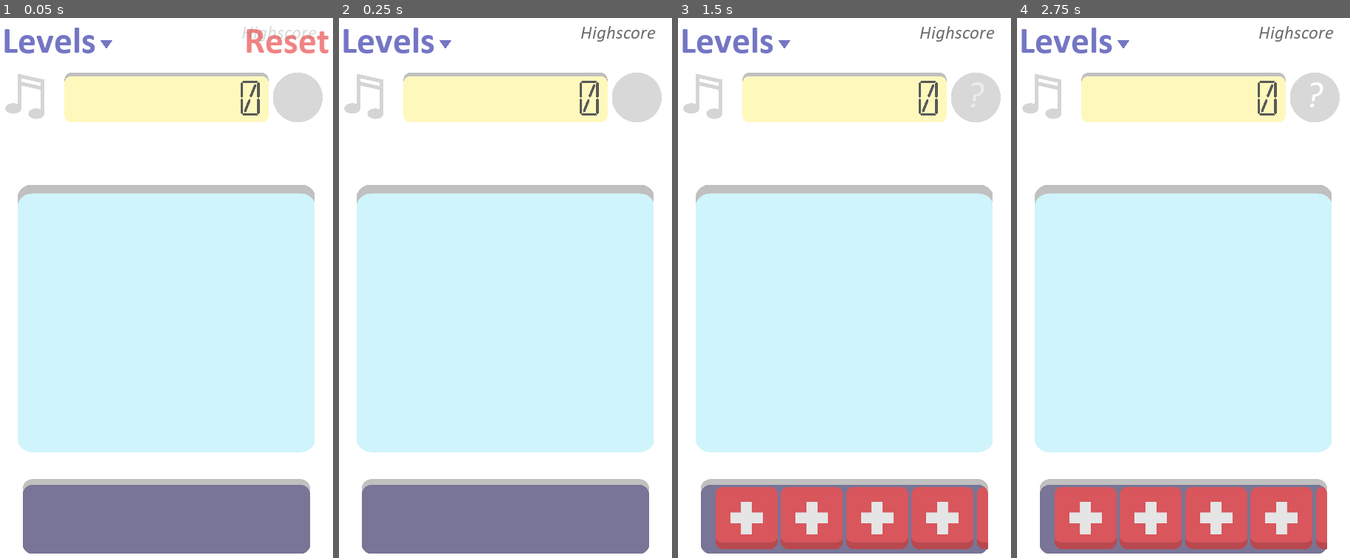
Above: before the commit, frames 1-4 (left to right).
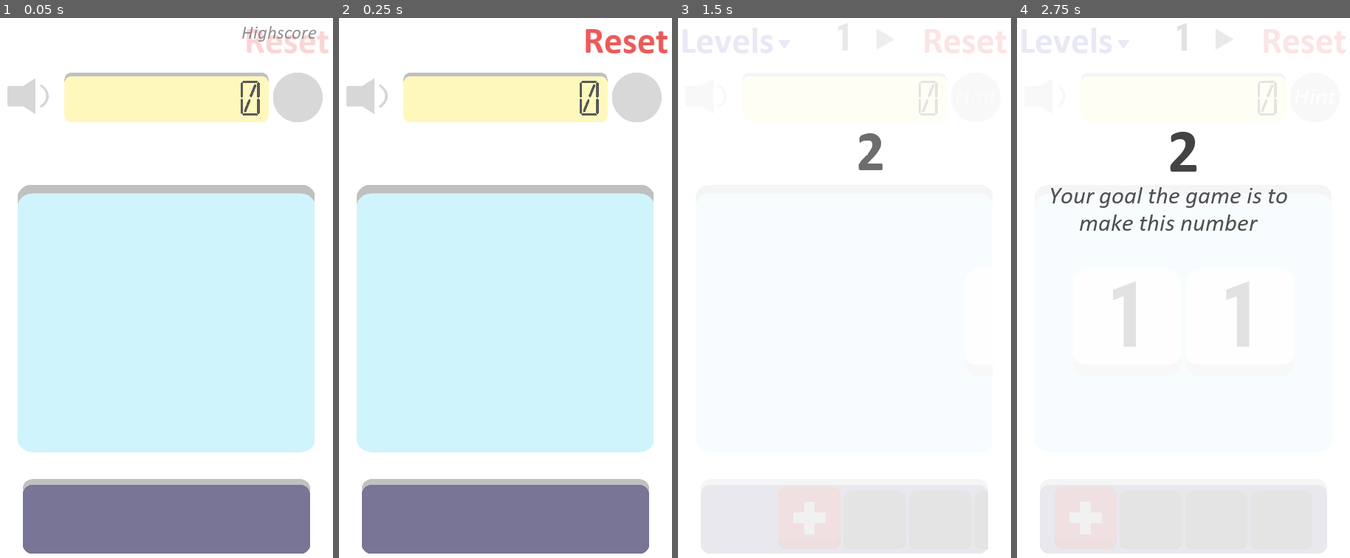
Above: after the commit, the same moments.

Repository: David2Ting/Arithmatica
Game: Godot game, scene res://Screens/Hub2.0.tscn
The game is run twice, just before and just after one commit, with the same random seed, the same clock (stepped at 60 frames per second) and the same inputs. Sound files missing from this copy of the repository are replaced by a short silence.
Inputs (mouse positions are in pixels of both pictures, inside the frame that each line leads up to):
- Up to frame 1 (0.05 s): no input
- Up to frame 2 (0.25 s): no input
- Up to frame 3 (1.5 s): click (704, 93) at 0.5 s; click "Levels" at 1.25 s
- Up to frame 4 (2.75 s): click "Levels" (after the commit: "Stacks") at 2 s

The runs differ from the first frame. In frame 1, 1.8% of the frame differs, in the area x 1-99%, y 1-19%; in frame 2, 1.8%; in frame 3, 63%; in frame 4, 63%, in the area x 1-99%, y 0-100%.
Error before the commit: Parse Error: The function signature doesn't match the parent. Parent signature is: "Variant success(Variant)". (res://Screens/Stack)

Commit message:
Image polishing and adding screens
Added screen on stack up, changed audio pictures slightly and added current mode and audio setting as a loadable user property

Diff:
--- a/Parts/Level_select.tscn
+++ b/Parts/Level_select.tscn
@@ -15,7 +15,6 @@
 
 [node name="Level_select" type="TextureButton"]
 
-modulate = Color( 1, 1, 1, 0 )
 show_behind_parent = true
 anchor_left = 0.5
 anchor_top = 0.5
@@ -75,9 +74,9 @@
 anchor_right = 0.0
 anchor_bottom = 0.5
 margin_left = 45.0
-margin_top = -20.0
-margin_right = 326.0
-margin_bottom = 223.0
+margin_top = -43.0
+margin_right = 709.0
+margin_bottom = 200.0
 rect_rotation = 90.0
 rect_scale = Vector2( 0.12, 0.12 )
 rect_pivot_offset = Vector2( 0, 0 )
@@ -91,8 +90,14 @@
 enabled_focus_mode = 2
 shortcut = null
 group = null
-texture_normal = ExtResource( 4 )
 _sections_unfolded = [ "Rect", "Textures", "Visibility" ]
+
+[node name="Sprite" type="Sprite" parent="Left" index="0"]
+
+modulate = Color( 0.476563, 0.476563, 0.476563, 1 )
+position = Vector2( 323.396, 150.417 )
+texture = ExtResource( 4 )
+_sections_unfolded = [ "Transform", "Visibility" ]
 
 [node name="Right" type="TextureButton" parent="." index="2"]
 
@@ -102,9 +107,9 @@
 anchor_right = 1.0
 anchor_bottom = 0.5
 margin_left = -40.0
-margin_top = 13.0
-margin_right = 241.0
-margin_bottom = 256.0
+margin_top = 39.0
+margin_right = 679.0
+margin_bottom = 282.0
 rect_rotation = -90.0
 rect_scale = Vector2( 0.12, 0.12 )
 rect_pivot_offset = Vector2( 0, 0 )
@@ -118,8 +123,14 @@
 enabled_focus_mode = 2
 shortcut = null
 group = null
-texture_normal = ExtResource( 4 )
 _sections_unfolded = [ "Rect", "Textures", "Visibility" ]
+
+[node name="Sprite" type="Sprite" parent="Right" index="0"]
+
+modulate = Color( 0.47451, 0.47451, 0.47451, 1 )
+position = Vector2( 338.437, 135.375 )
+texture = ExtResource( 4 )
+_sections_unfolded = [ "Visibility" ]
 
 [node name="LineEdit" type="LineEdit" parent="." index="3"]
 
@@ -171,7 +182,15 @@
 
 [connection signal="pressed" from="." to="." method="_on_Level_select_pressed"]
 
+[connection signal="button_down" from="Left" to="." method="_on_Left_button_down"]
+
+[connection signal="button_up" from="Left" to="." method="_on_Left_button_up"]
+
 [connection signal="pressed" from="Left" to="." method="_on_Left_pressed"]
+
+[connection signal="button_down" from="Right" to="." method="_on_Right_button_down"]
+
+[connection signal="button_up" from="Right" to="." method="_on_Right_button_up"]
 
 [connection signal="pressed" from="Right" to="." method="_on_Right_pressed"]
 
--- a/Parts/Modes.gd
+++ b/Parts/Modes.gd
@@ -19,7 +19,7 @@
 #	label.set('custom_colors/font_color',colours[value])
 #	if !current_mode:
 #		get_node('Label').set('rect_scale',Vector2(size,size))
-	change_value(value)
+#	change_value(value)
 #	else:
 #		get_node('Sprite').set('modulate',colour)
 	# Called when the node is added to the scene for the first time.
@@ -47,6 +47,7 @@
 			label.set('rect_scale',Vector2(0.9,0.9))
 		else:
 			label.set('rect_scale',Vector2(1,1))
+	show()
 func appear():
 	show()
 	animation.play('Appear')
--- a/Parts/globals.gd
+++ b/Parts/globals.gd
@@ -23,13 +23,16 @@
 var levels
 var user_data
 
-var default_user = {"level":1,"stack_up_score":0,"infinity_operators":[["-","-","+"],["*","/","/"],["*","+","-"],["/","-","+"],["/","*","/"],["-","-","+"],["+","+","-"]],"infinity_score":0,"100_methods":[]}
+var default_user = {"level":1,"stack_up_score":0,"infinity_operators":[["-","-","+"],["*","/","/"],["*","+","-"],["/","-","+"],["/","*","/"],["-","-","+"],["+","+","-"]],"infinity_score":0,"100_methods":[],"mode":"Levels","audio":1}
 
 func load_data():
 	var load_file = File.new()
 	if load_file.open(user_dir, File.READ) == 0:
 		user_data = parse_json(load_file.get_as_text())
 		load_file.close()
+		for key in default_user:
+			if !user_data.has(key):
+				user_data[key]=default_user[key]
 		if user_data['level'] == 100:
 			user_data['level'] = 1
 	else:
--- a/Screens/Editor/Editor1.tscn
+++ b/Screens/Editor/Editor1.tscn
@@ -43,7 +43,6 @@
 
 [node name="Level_select" parent="BaseContainer/VerticalContainer/Upper/Top" index="2" instance=ExtResource( 3 )]
 
-modulate = Color( 1, 1, 1, 1 )
 script = ExtResource( 4 )
 
 [node name="Editor_button" parent="BaseContainer/VerticalContainer/Upper/Top" index="3" instance=ExtResource( 5 )]
--- a/Screens/Hub2.0.gd
+++ b/Screens/Hub2.0.gd
@@ -27,10 +27,13 @@
 onready var tips_box = get_node('TipsContainer')
 onready var tips_label = tips_box.get_node('Container/TipsNode/Tips')
 onready var tips_screen = get_node('TipsScreen')
-
+onready var node_holder_block = get_node('BaseContainer/VerticalContainer/Mid/Container/Block')
+
+onready var audio_option = get_node('BaseContainer/VerticalContainer/Upper/High/LeftOption/Sound')
 onready var audio_player = get_node('Audio_Player')
 onready var audio_player_2 = get_node('Audio_Player_2')
 onready var music_player = get_node('Music_Player')
+onready var music_player_2 = get_node('Music_Player_2')
 onready var hint_box = get_node('BaseContainer/VerticalContainer/Upper/High/RightOption/Hint')
 onready var hint_label = get_node('BaseContainer/VerticalContainer/Upper/High/RightOption/Label')
 
@@ -49,10 +52,11 @@
 var new_operator_holder
 var new_label
 func _ready():
-	change_mode('Stacks')
 	globals.load_data()
+	change_mode(globals.user_data['mode'])
 	music_player.stream = song_start
 	music_player.play()
+	audio_option.value = globals.user_data['audio']
 	# Called when the node is added to the scene for the first time.
 	# Initialization here
 	pass
@@ -98,6 +102,8 @@
 	modes.get_children()[1].value = mode_labels[new_mode][0]
 	modes.get_children()[2].value = mode_labels[new_mode][1]
 	on_block(false)
+	globals.user_data["mode"] = new_mode
+	globals.save_data()
 	emit_signal('mode_changed')
 func cull_previous():
 	if new_main:
@@ -204,6 +210,12 @@
 	else:
 		block.hide()
 
+func on_node_block(boo):
+	if boo:
+		node_holder_block.show()
+	else:
+		node_holder_block.hide()
+
 func _on_ModesScreen_pressed():
 	toggle_menu(false)
 	pass # replace with function body
@@ -241,6 +253,12 @@
 
 
 func _on_Music_Player_finished():
+	music_player_2.stream = song
+	music_player_2.play()
+	pass # replace with function body
+
+
+func _on_Music_Player_2_finished():
 	music_player.stream = song
 	music_player.play()
 	pass # replace with function body
--- a/Screens/Hub2.0.tscn
+++ b/Screens/Hub2.0.tscn
@@ -202,7 +202,16 @@
 mix_target = 0
 bus = "Master"
 
-[node name="BaseContainer" type="Container" parent="." index="3"]
+[node name="Music_Player_2" type="AudioStreamPlayer" parent="." index="3"]
+
+stream = null
+volume_db = 0.0
+pitch_scale = 1.0
+autoplay = false
+mix_target = 0
+bus = "Master"
+
+[node name="BaseContainer" type="Container" parent="." index="4"]
 
 anchor_left = 0.0
 anchor_top = 0.0
@@ -276,7 +285,6 @@
 
 [node name="High" type="Container" parent="BaseContainer/VerticalContainer/Upper" index="0"]
 
-editor/display_folded = true
 anchor_left = 0.5
 anchor_top = 0.5
 anchor_right = 0.5
@@ -491,7 +499,6 @@
 
 [node name="Modes" type="Container" parent="BaseContainer/VerticalContainer/Upper/Top" index="0"]
 
-editor/display_folded = true
 anchor_left = 0.0
 anchor_top = 0.5
 anchor_right = 0.0
@@ -511,6 +518,7 @@
 [node name="Levels" parent="BaseContainer/VerticalContainer/Upper/Top/Modes" index="0" instance=ExtResource( 12 )]
 
 editor/display_folded = true
+visible = false
 anchor_left = 0.5
 anchor_top = 0.5
 anchor_right = 0.5
@@ -568,7 +576,6 @@
 
 [node name="ResetContainer" type="Container" parent="BaseContainer/VerticalContainer/Upper/Top" index="1"]
 
-editor/display_folded = true
 anchor_left = 1.0
 anchor_top = 0.0
 anchor_right = 1.0
@@ -826,6 +833,27 @@
 texture = ExtResource( 19 )
 _sections_unfolded = [ "Transform", "Z Index" ]
 
+[node name="Block" type="TextureRect" parent="BaseContainer/VerticalContainer/Mid/Container" index="6"]
+
+visible = false
+anchor_left = 0.0
+anchor_top = 0.0
+anchor_right = 0.0
+anchor_bottom = 0.0
+margin_left = -238.0
+margin_top = -210.0
+margin_right = 240.0
+margin_bottom = 215.0
+rect_pivot_offset = Vector2( 0, 0 )
+rect_clip_content = false
+mouse_filter = 1
+mouse_default_cursor_shape = 0
+size_flags_horizontal = 1
+size_flags_vertical = 1
+texture = ExtResource( 3 )
+expand = true
+stretch_mode = 0
+
 [node name="Bottom" type="Container" parent="BaseContainer/VerticalContainer" index="2"]
 
 anchor_left = 0.0
@@ -888,7 +916,7 @@
 texture = ExtResource( 21 )
 _sections_unfolded = [ "Transform", "Z Index" ]
 
-[node name="TipsScreen" type="Container" parent="." index="4"]
+[node name="TipsScreen" type="Container" parent="." index="5"]
 
 visible = false
 anchor_left = 0.0
@@ -933,7 +961,7 @@
 anims/Tips_end = SubResource( 7 )
 blend_times = [  ]
 
-[node name="TipsContainer" type="Container" parent="." index="5"]
+[node name="TipsContainer" type="Container" parent="." index="6"]
 
 modulate = Color( 1, 1, 1, 0 )
 anchor_left = 0.0
@@ -992,7 +1020,7 @@
 max_lines_visible = -1
 _sections_unfolded = [ "Anchor", "Grow Direction", "Rect", "Visibility", "custom_colors", "custom_fonts" ]
 
-[node name="Miscellaneous" type="Container" parent="." index="6"]
+[node name="Miscellaneous" type="Container" parent="." index="7"]
 
 visible = false
 anchor_left = 0.0
@@ -1136,7 +1164,7 @@
 playback/repeat = false
 playback/speed = 1.0
 
-[node name="Block" type="TextureRect" parent="." index="7"]
+[node name="Block" type="TextureRect" parent="." index="8"]
 
 anchor_left = 0.0
 anchor_top = 0.0
@@ -1157,7 +1185,7 @@
 stretch_mode = 0
 _sections_unfolded = [ "Size Flags" ]
 
-[node name="AnimationPlayer" type="AnimationPlayer" parent="." index="8"]
+[node name="AnimationPlayer" type="AnimationPlayer" parent="." index="9"]
 
 root_node = NodePath("..")
 autoplay = ""
@@ -1166,7 +1194,7 @@
 playback_speed = 1.0
 blend_times = [  ]
 
-[node name="Tween" type="Tween" parent="." index="9"]
+[node name="Tween" type="Tween" parent="." index="10"]
 
 repeat = false
 playback_process_mode = 1
@@ -1175,14 +1203,14 @@
 playback/repeat = false
 playback/speed = 1.0
 
-[node name="HintTimer" type="Timer" parent="." index="10"]
+[node name="HintTimer" type="Timer" parent="." index="11"]
 
 process_mode = 1
 wait_time = 1.0
 one_shot = false
 autostart = false
 
-[node name="TransitionTimer" type="Timer" parent="." index="11"]
+[node name="TransitionTimer" type="Timer" parent="." index="12"]
 
 process_mode = 1
 wait_time = 0.2
@@ -1191,6 +1219,8 @@
 
 [connection signal="finished" from="Music_Player" to="." method="_on_Music_Player_finished"]
 
+[connection signal="finished" from="Music_Player_2" to="." method="_on_Music_Player_2_finished"]
+
 [connection signal="pressed" from="BaseContainer/ModesScreen" to="." method="_on_ModesScreen_pressed"]
 
 [connection signal="button_down" from="BaseContainer/VerticalContainer/Upper/High/LeftOption/Sound" to="BaseContainer/VerticalContainer/Upper/High/LeftOption/Sound" method="_on_Sound_button_down"]
--- a/Screens/Level_select.gd
+++ b/Screens/Level_select.gd
@@ -18,12 +18,19 @@
 	tween.start()
 
 func change_value(new_value):
+	var old_value = value
 	value = new_value
+
 	label.set_text(str(value))
 	if new_value == 1:
 		left.hide()
 	else:
 		left.show()
+
+	if new_value == 100:
+		label.get('custom_fonts/font').set('size',45)
+	elif new_value != 100 and old_value == 100:
+		label.get('custom_fonts/font').set('size',55)
 #	if new_value >= main.progress_level:
 #		right.hide()
 #	else:
@@ -77,3 +84,23 @@
 func _on_Right_pressed():
 	main.level_number += 1
 	pass # replace with function body
+
+
+func _on_Left_button_down():
+	left.set('modulate','8cffffff')
+	pass # replace with function body
+
+
+func _on_Left_button_up():
+	left.set('modulate','ffffff')
+	pass # replace with function body
+
+
+func _on_Right_button_down():
+	right.set('modulate','8cffffff')
+	pass # replace with function body
+
+
+func _on_Right_button_up():
+	right.set('modulate','ffffff')
+	pass # replace with function body
--- a/Screens/Levels/Main.gd
+++ b/Screens/Levels/Main.gd
@@ -58,15 +58,15 @@
 		change_level_number(level_number+1)
 
 func _input(event):
-	if event.is_action_pressed('left_click'):
-		if tips_mode:
-			if dialogue_number+1 >=dialogue.size():
-				tips_mode = false
-				current_level.tip_box.hide()
-				get_parent().shadow.hide()
-			else:
-				current_level.tip_box_label.set_text(dialogue[dialogue_number+1])
-				dialogue_number+=1
+#	if event.is_action_pressed('left_click'):
+#		if tips_mode:
+#			if dialogue_number+1 >=dialogue.size():
+#				tips_mode = false
+#				current_level.tip_box.hide()
+#				get_parent().shadow.hide()
+#			else:
+#				current_level.tip_box_label.set_text(dialogue[dialogue_number+1])
+#				dialogue_number+=1
 
 	._input(event)
 func change_level_number(new_level_number):
--- a/Screens/Sound.gd
+++ b/Screens/Sound.gd
@@ -4,7 +4,8 @@
 # var a = 2
 # var b = "textvar"
 onready var hub = get_node('/root/Hub')
-var value = 0
+onready var globals = get_node('/root/globals')
+var value = 0 setget change_value
 var textures = ["res://Images/Top bar/Sound/Music.png","res://Images/Top bar/Sound/Sound.png","res://Images/Top bar/Sound/Mute.png"]
 func _ready():
 	# Called when the node is added to the scene for the first time.
@@ -16,24 +17,34 @@
 #	# Update game logic here.
 #	pass
 
+func change_value(new_value):
+	if new_value>2:
+		new_value = 0
+	value = new_value
+	var texture = load(textures[new_value])
+	set_normal_texture(texture)
+	globals.user_data['audio'] = new_value
+	print(new_value)
+	globals.save_data()
+	if new_value == 1:
+		hub.music_player.set_volume_db(-100)
+		hub.music_player_2.set_volume_db(-100)
+		hub.audio_player.set_volume_db(0)
+		hub.audio_player_2.set_volume_db(0)
+	elif new_value == 2:
+		hub.music_player.set_volume_db(-100)
+		hub.music_player_2.set_volume_db(-100)
+		hub.audio_player.set_volume_db(-100)
+		hub.audio_player_2.set_volume_db(-100)
+	else:
+		hub.music_player.set_volume_db(0)
+		hub.music_player_2.set_volume_db(0)
+		hub.audio_player.set_volume_db(0)
+		hub.audio_player_2.set_volume_db(0)
+	pass # replace with function body
 
 func _on_Sound_pressed():
-	value+=1
-	if value>2:
-		value = 0
-	var texture = load(textures[value])
-	set_normal_texture(texture)
-
-	if value == 1:
-		hub.music_player.set_volume_db(-100)
-		hub.audio_player.set_volume_db(0)
-	elif value == 2:
-		hub.music_player.set_volume_db(-100)
-		hub.audio_player.set_volume_db(-100)
-	else:
-		hub.music_player.set_volume_db(0)
-		hub.audio_player.set_volume_db(0)
-	pass # replace with function body
+	change_value(value+1)
 
 
 func _on_Sound_button_down():
--- a/Screens/Stack Up!/Level_select.tscn
+++ b/Screens/Stack Up!/Level_select.tscn
@@ -48,7 +48,6 @@
 
 [node name="Level_select" instance=ExtResource( 1 )]
 
-modulate = Color( 1, 1, 1, 1 )
 margin_left = -162.0
 margin_top = -52.0
 margin_right = 162.0
--- a/Screens/Stack Up!/Main.gd
+++ b/Screens/Stack Up!/Main.gd
@@ -64,6 +64,7 @@
 	high_score = globals.user_data['stack_up_score']
 
 func operate_chain():
+	hub.on_node_block(true)
 	if int(current_operator) > 0:
 		operate_specials()
 	else:
@@ -103,7 +104,7 @@
 			select_chain = []
 			current_level.add_row()
 			streak = 0
-
+#			hub.on_block(false)
 
 func success(last_node,index,dropping):
 	last_node.animation.play('Success')
@@ -133,9 +134,7 @@
 		index = 0
 	goal_instance.set_position(Vector2(2.8*distance,0))
 	goal_instance.appear(distance)
-	print('before_random')
 	goal_instance.value = random_goal()
-	print('after')
 	if next_goal_position[index]:
 		current_goal[index] = next_goal[index]
 		current_goal_position[index] = next_goal_position[index]
@@ -154,7 +153,7 @@
 						success(current_level.node_positions[i][x],index,dropping)
 						second_goal = true
 						break
-	difficulty_progress += 0.2
+	difficulty_progress += 0.15
 	if !second_goal and !first:
 		print('second_row')
 		current_level.transition_timer.start()
--- a/Screens/Stack Up!/StackUp! Level.gd
+++ b/Screens/Stack Up!/StackUp! Level.gd
@@ -92,9 +92,7 @@
 			elif i == main.streak-1:
 				chain.append(node_positions[pos.y][pos.x])
 				empty_row = true
-			if chain.size()>0:
-				hub.audio_player.stream = main.pop_sound
-				hub.audio_player.play()
+
 
 			chain.append(1)
 			main.add_points((chain.size()-1)*5)
@@ -108,7 +106,11 @@
 	#			node_positions[pos.y][x] = null
 			timer.start()
 			yield(timer,'timeout')
+			if chain.size()>1:
+				hub.audio_player.stream = main.pop_sound
+				hub.audio_player.play()
 			pop_nodes(chain,false)
+
 #			var empty = gravity()
 #			if empty:
 #				print('break')
@@ -229,6 +231,7 @@
 	elevate()
 	if node_positions.size()>=6:
 		overflow()
+	hub.on_node_block(false)
 
 func elevate():
 	for y in range(node_positions.size()):
--- a/Screens/World.gd
+++ b/Screens/World.gd
@@ -195,10 +195,17 @@
 			elif operator == '/':
 				node.value = node.value/int(num)
 			node.select(false)
+		if node.value == goal:
+			special_success(node)
 	operators_holder.off_operator()
 	select_chain = []
 	calculator.value = 0
 
+func special_success(node):
+	node.animation.play('Success')
+	calculator.value = 'WIN'
+	hub.audio_player_2.stream = success_sound
+	hub.audio_player_2.play()
 
 func success(last_node):
 	last_node.animation.play('Success')
Binary file changed: Images/Top bar/Sound/Music.png
Binary file changed: Images/Top bar/Sound/Mute.png
Binary file changed: Images/Top bar/Sound/Sound.png
Not shown, changed: Images/Top bar/Sound/Sound.psd
